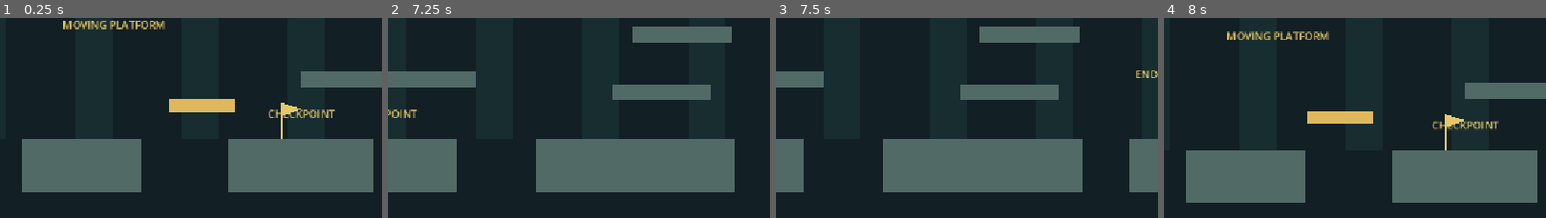
Above: before the commit, frames 1-4 (left to right).
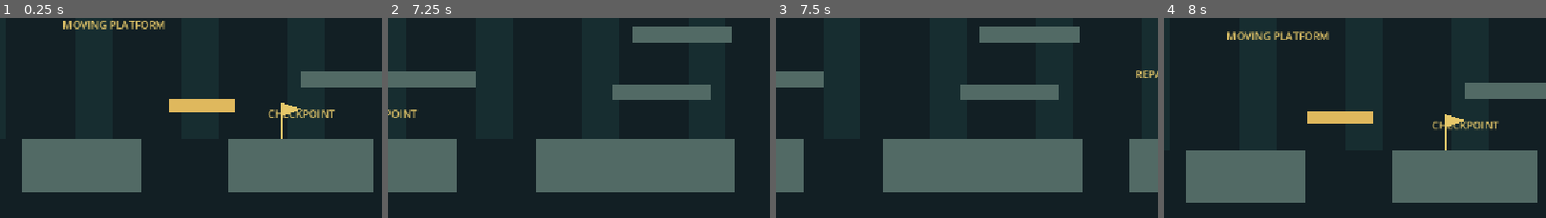
Above: after the commit, the same moments.

Repository: thaney044-lab/Rustbelt-Run
Game: Godot game, scene res://scenes/movement_lab.tscn
The game is run twice, just before and just after one commit, with the same random seed, the same clock (stepped at 60 frames per second) and the same inputs.
Inputs:
- Up to frame 1 (0.25 s): no input
- Up to frame 2 (7.25 s): hold D (move_right) 0.53-2.03 s; tap E (interact, bound only after the commit) at 0.6, 3.05, 3.6, 5.85 s; tap Space (jump) at 0.77, 1.07, 1.52, 1.82, 2.3, 2.85, 3.02, 3.32, 3.77, 4.07, 4.52, 4.82, 5.3, 6.02, 6.32, 6.77, 7.07 s; tap J (swing, bound only after the commit) at 0.8, 1.35, 3.8, 4.35, 6.6 s; tap K (throw_wrench, bound only after the commit) at 1.55, 2.1, 4.55, 5.1 s; hold A (move_left) 2.03-4.28 s; tap R (restart) at 4.15 s; hold D (move_right) from 4.28 s (still down); tap T (reset_puzzle, bound only after the commit) at 4.9 s
- Up to frame 3 (7.5 s): keep holding D (move_right); tap K (throw_wrench, bound only after the commit) at 7.35 s
- Up to frame 4 (8 s): keep holding D (move_right); tap Space (jump) at 7.52, 7.82 s
The pictures show only the part of the screen within x 50-100%, y 41-91%; the shares and areas given below are measured in that part.

Frames 1-2 are identical in both runs. In frame 3, 0.2% of the frame differs, in the area x 94-100%, y 26-30%; in frame 4, nothing differs.

Commit message:
Add wrench and recoverable crane repair puzzle

Diff:
--- a/scripts/movement_lab.gd
+++ b/scripts/movement_lab.gd
@@ -25,7 +25,7 @@
 	var camera := Camera2D.new()
 	camera.position = Vector2(180, -80)
 	camera.limit_left = 0
-	camera.limit_right = 1950
+	camera.limit_right = 3000
 	camera.limit_top = 0
 	camera.limit_bottom = 720
 	player.add_child(camera)
@@ -40,7 +40,10 @@
 	label_at("MOVING PLATFORM", Vector2(670, 335))
 	label_at("CHECKPOINT", Vector2(980, 470))
 	label_at("LOW CEILING", Vector2(1340, 290))
-	label_at("END OF MOVEMENT LAB", Vector2(1640, 410))
+	label_at("REPAIR YARD ->", Vector2(1640, 410))
+	var yard := preload("res://scripts/repair_yard.gd").new()
+	yard.lab = self
+	add_child(yard)
 	queue_redraw()
 
 func configure_input() -> void:
@@ -48,6 +51,10 @@
 	bind_keys("move_right", [KEY_D, KEY_RIGHT])
 	bind_keys("jump", [KEY_SPACE])
 	bind_keys("restart", [KEY_R])
+	bind_keys("interact", [KEY_E])
+	bind_keys("swing", [KEY_J])
+	bind_keys("throw_wrench", [KEY_K])
+	bind_keys("reset_puzzle", [KEY_T])
 	var axis_left := InputEventJoypadMotion.new()
 	axis_left.axis = JOY_AXIS_LEFT_X
 	axis_left.axis_value = -1.0
@@ -56,7 +63,7 @@
 	axis_right.axis = JOY_AXIS_LEFT_X
 	axis_right.axis_value = 1.0
 	InputMap.action_add_event("move_right", axis_right)
-	for pair in [["jump", JOY_BUTTON_A], ["move_left", JOY_BUTTON_DPAD_LEFT], ["move_right", JOY_BUTTON_DPAD_RIGHT]]:
+	for pair in [["interact", JOY_BUTTON_Y], ["swing", JOY_BUTTON_X], ["throw_wrench", JOY_BUTTON_B], ["reset_puzzle", JOY_BUTTON_BACK], ["jump", JOY_BUTTON_A], ["move_left", JOY_BUTTON_DPAD_LEFT], ["move_right", JOY_BUTTON_DPAD_RIGHT]]:
 		var event := InputEventJoypadButton.new()
 		event.button_index = pair[1]
 		InputMap.action_add_event(pair[0], event)
@@ -98,11 +105,9 @@
 		checkpoint_reached = true
 		player.spawn_point = Vector2(1020, 490)
 		status.text += "\nCheckpoint active — falls and R return here."
-	if player.position.x > 1700 and player.is_on_floor():
-		status.text = "Movement lab complete. R: return to checkpoint.\nNext milestone: wrench, battery, socket and crane."
 
 func _draw() -> void:
-	for x in range(50, 1950, 160):
+	for x in range(50, 3000, 160):
 		draw_rect(Rect2(x, 160, 55, 360), Color("172d30"))
 	draw_line(Vector2(1000, 520), Vector2(1000, 465), Color("e6c86a"), 4)
 	draw_colored_polygon(PackedVector2Array([Vector2(1000, 465), Vector2(1030, 475), Vector2(1000, 485)]), Color("e6c86a"))
--- a/scripts/player.gd
+++ b/scripts/player.gd
@@ -1,4 +1,7 @@
 extends CharacterBody2D
+
+signal respawned
+var facing := 1.0
 
 const SPEED := 290.0
 const ACCELERATION := 1900.0
@@ -31,6 +34,8 @@
 	if not controls_enabled:
 		return
 	var axis := Input.get_axis("move_left", "move_right")
+	if absf(axis) > 0.1:
+		facing = signf(axis)
 	velocity.x = move_toward(velocity.x, axis * SPEED, ACCELERATION * delta)
 	coyote = COYOTE_TIME if is_on_floor() else maxf(0.0, coyote - delta)
 	jump_buffer = BUFFER_TIME if Input.is_action_just_pressed("jump") else maxf(0.0, jump_buffer - delta)
@@ -51,3 +56,4 @@
 	coyote = 0.0
 	jump_buffer = 0.0
 	reset_physics_interpolation()
+	respawned.emit()
--- /dev/null
+++ b/scripts/repair_yard.gd
@@ -0,0 +1,199 @@
+extends Node2D
+
+# Constrained puzzle state: all objects reset together on checkpoint retry.
+const BATTERY_HOME := Vector2(2000, 497)
+const SOCKET := Vector2(2155, 493)
+const SWITCH := Vector2(2080, 390)
+const CONTROL := Vector2(2195, 492)
+var lab: Node2D
+var player: CharacterBody2D
+var gate: StaticBody2D
+var gate_shape: CollisionShape2D
+var bridge: AnimatableBody2D
+var crate: StaticBody2D
+var battery := BATTERY_HOME
+var carrying := false
+var powered := false
+var gate_open := false
+var crate_broken := false
+var lowered := false
+var bridge_height := 375.0
+var entered := false
+var complete := false
+var wrench_out := false
+var wrench_position := Vector2.ZERO
+var wrench_target := Vector2.ZERO
+var wrench_returning := false
+var swing_time := 0.0
+var hint := ""
+var marker: Label
+
+func _ready() -> void:
+	player = lab.player
+	lab.platform(Vector2(2040, 560), Vector2(360, 80))
+	lab.platform(Vector2(2750, 560), Vector2(440, 80))
+	gate = body(Vector2(2140, 465), Vector2(20, 110), Color("ac6651"))
+	gate_shape = gate.get_child(0)
+	crate = body(Vector2(1910, 497), Vector2(42, 46), Color("ad8456"))
+	var crate_mark := Label.new()
+	crate_mark.text = "X"
+	crate_mark.position = Vector2(-8, -15)
+	crate.add_child(crate_mark)
+	bridge = AnimatableBody2D.new()
+	bridge.position = Vector2(2375, 375)
+	add_shape(bridge, Vector2(310, 20), Color("dfb85d"))
+	add_child(bridge)
+	marker = Label.new()
+	marker.position = Vector2(1780, 275)
+	marker.text = "REPAIR YARD\nJ: swing  K: throw  E: carry / use  T: reset puzzle\nController: X / B / Y / Back"
+	add_child(marker)
+	lab.label_at("THROW -> SWITCH", Vector2(1990, 330))
+	lab.label_at("BATTERY -> SOCKET -> CRANE", Vector2(2050, 580))
+	lab.label_at("EXIT ->", Vector2(2720, 455))
+	player.respawned.connect(on_respawn)
+
+func add_shape(node: PhysicsBody2D, size: Vector2, color: Color) -> void:
+	var collision := CollisionShape2D.new()
+	var rectangle := RectangleShape2D.new()
+	rectangle.size = size
+	collision.shape = rectangle
+	node.add_child(collision)
+	var visual := Polygon2D.new()
+	visual.polygon = PackedVector2Array([Vector2(-size.x/2, -size.y/2), Vector2(size.x/2, -size.y/2), size/2, Vector2(-size.x/2, size.y/2)])
+	visual.color = color
+	node.add_child(visual)
+
+func body(at: Vector2, size: Vector2, color: Color) -> StaticBody2D:
+	var result := StaticBody2D.new()
+	result.position = at
+	add_shape(result, size, color)
+	add_child(result)
+	return result
+
+func on_respawn() -> void:
+	if entered:
+		reset_puzzle()
+
+func reset_puzzle() -> void:
+	carrying = false
+	powered = false
+	gate_open = false
+	crate_broken = false
+	lowered = false
+	complete = false
+	wrench_out = false
+	battery = BATTERY_HOME
+	bridge_height = 375.0
+	bridge.position = Vector2(2375, bridge_height)
+	gate_shape.set_deferred("disabled", false)
+	gate.show()
+	crate.get_child(0).set_deferred("disabled", false)
+	crate.show()
+	hint = "Puzzle reset. Swing at the marked crate with J."
+
+func target_in_front(at: Vector2, reach: float) -> bool:
+	var difference := at - player.position
+	return difference.length() <= reach and difference.x * player.facing >= -12
+
+func swing() -> void:
+	if wrench_out:
+		return
+	swing_time = 0.2
+	if not crate_broken and target_in_front(crate.position, 80):
+		crate_broken = true
+		crate.get_child(0).set_deferred("disabled", true)
+		crate.hide()
+		hint = "Crate cleared. Throw K toward the highlighted switch."
+	elif powered and target_in_front(CONTROL, 80):
+		lowered = not lowered
+		hint = "Crane moving to its other fixed stop."
+
+func throw_wrench() -> void:
+	if wrench_out:
+		return
+	wrench_out = true
+	wrench_returning = false
+	wrench_position = player.position
+	wrench_target = SWITCH if not gate_open and target_in_front(SWITCH, 260) else player.position + Vector2(player.facing * 230, 0)
+
+func interact() -> void:
+	if not powered and carrying and player.position.distance_to(SOCKET) < 65:
+		powered = true
+		carrying = false
+		battery = SOCKET
+		hint = "Crane powered! E or J at the control lowers the bridge."
+	elif not powered and not carrying and player.position.distance_to(battery) < 65:
+		carrying = true
+		hint = "Carry the battery to the socket; E inserts it."
+	elif carrying:
+		carrying = false
+		# Place on the safe yard floor, never in the gap or behind the gate.
+		battery = Vector2(clampf(player.position.x, 1885, 2100), 497)
+		hint = "Battery placed safely. E picks it up again."
+	elif powered and player.position.distance_to(CONTROL) < 65:
+		lowered = not lowered
+		hint = "Bridge moving. Wait until it reaches the marked stop."
+
+func _physics_process(delta: float) -> void:
+	if not entered and player.position.x > 1780 and player.is_on_floor():
+		entered = true
+		player.spawn_point = Vector2(1800, 490)
+		hint = "Repair checkpoint active. J breaks the marked crate."
+	if not entered:
+		return
+	if Input.is_action_just_pressed("reset_puzzle"):
+		player.respawn()
+	if Input.is_action_just_pressed("swing"):
+		swing()
+	if Input.is_action_just_pressed("throw_wrench"):
+		throw_wrench()
+	if Input.is_action_just_pressed("interact"):
+		interact()
+	if carrying:
+		battery = player.position + Vector2(player.facing * 22, -12)
+	swing_time = maxf(0, swing_time - delta)
+	if wrench_out:
+		var destination := player.position if wrench_returning else wrench_target
+		wrench_position = wrench_position.move_toward(destination, 680 * delta)
+		if wrench_position.distance_to(destination) < 10:
+			if wrench_returning:
+				wrench_out = false
+			else:
+				if wrench_target == SWITCH:
+					gate_open = true
+					gate_shape.set_deferred("disabled", true)
+					gate.hide()
+					hint = "Gate open. E picks up the battery and inserts it at the socket."
+				wrench_returning = true
+	bridge_height = move_toward(bridge_height, 510.0 if lowered else 375.0, 90 * delta)
+	bridge.position = Vector2(2375, bridge_height)
+	if player.position.x > 2720 and player.is_on_floor():
+		complete = true
+	if complete:
+		lab.status.text = "REPAIR COMPLETE — route restored!\nT: reset the puzzle and play again."
+	else:
+		lab.status.text = "RUSTBELT RUN / Repair yard — J swing • K throw • E use • T reset\n" + hint
+	queue_redraw()
+
+func _draw() -> void:
+	if not entered:
+		return
+	draw_line(SOCKET, Vector2(2375, 330), Color("e6c86a") if powered else Color("657673"), 3)
+	draw_line(Vector2(2375, 330), bridge.position, Color("e6c86a"), 4)
+	draw_rect(Rect2(SOCKET - Vector2(18, 20), Vector2(36, 40)), Color("d0c4a0"), false, 3)
+	draw_circle(SWITCH, 17, Color("6ebe99") if gate_open else Color("d79156"))
+	draw_line(SWITCH - Vector2(8, 0), SWITCH + Vector2(8, 0), Color.WHITE, 3)
+	if not gate_open and target_in_front(SWITCH, 260):
+		draw_arc(SWITCH, 25, 0, TAU, 24, Color.WHITE, 3)
+	draw_rect(Rect2(battery - Vector2(10, 16), Vector2(20, 32)), Color("8ed6ab"))
+	draw_line(battery + Vector2(-6, 0), battery + Vector2(6, 0), Color("203a30"), 3)
+	draw_circle(CONTROL, 12, Color("e6c86a") if powered else Color("657673"))
+	draw_line(CONTROL, CONTROL + Vector2(0, -20), Color.WHITE, 3)
+	if wrench_out:
+		draw_circle(wrench_position, 7, Color("e2e4d5"))
+		draw_line(wrench_position, wrench_position + Vector2(15, -9), Color("e2e4d5"), 5)
+	if swing_time > 0:
+		draw_arc(player.position, 48, -1.1 if player.facing > 0 else 2.0, 1.1 if player.facing > 0 else 4.2, 16, Color("e6c86a"), 6)
+	if not crate_broken:
+		draw_line(crate.position - Vector2(12, 12), crate.position + Vector2(12, 12), Color("f5e0ae"), 3)
+		draw_line(crate.position + Vector2(-12, 12), crate.position + Vector2(12, -12), Color("f5e0ae"), 3)
--- /dev/null
+++ b/tests/repair_smoke.gd
@@ -0,0 +1,60 @@
+extends SceneTree
+var failures := 0
+func _initialize() -> void:
+	call_deferred("run")
+func frames(count: int) -> void:
+	for i in count:
+		await physics_frame
+		await process_frame
+func check(ok: bool, message: String) -> void:
+	if ok:
+		print("PASS: ", message)
+	else:
+		push_error("FAIL: " + message)
+		failures += 1
+func run() -> void:
+	var lab = load("res://scenes/movement_lab.tscn").instantiate()
+	root.add_child(lab)
+	var player = lab.player
+	var yard = lab.get_child(lab.get_child_count() - 1)
+	# Find the puzzle by its public state rather than child insertion order.
+	for child in lab.get_children():
+		if child.get_script() == load("res://scripts/repair_yard.gd"):
+			yard = child
+	player.position = Vector2(1800, 490)
+	await frames(25)
+	check(yard.entered and player.spawn_point.x == 1800, "repair checkpoint activates")
+	player.position = Vector2(1860, 490)
+	player.facing = 1
+	yard.swing()
+	await frames(2)
+	check(yard.crate_broken and yard.crate.get_child(0).disabled, "wrench swing breaks marked crate")
+	player.position = Vector2(1980, 490)
+	yard.throw_wrench()
+	await frames(50)
+	check(yard.gate_open and yard.gate_shape.disabled and not yard.wrench_out, "throw hits highlighted switch, opens gate and returns")
+	player.position = Vector2(2000, 490)
+	yard.interact()
+	check(yard.carrying, "battery can be picked up")
+	player.position = Vector2(2370, 490)
+	yard.interact()
+	check(not yard.carrying and yard.battery.x <= 2100, "battery dropped over gap returns to safe floor")
+	player.position = yard.battery
+	yard.interact()
+	player.position = Vector2(2155, 490)
+	yard.interact()
+	check(yard.powered and not yard.carrying, "battery powers socket")
+	player.position = Vector2(2195, 490)
+	yard.interact()
+	await frames(110)
+	check(is_equal_approx(yard.bridge.position.y, 510.0), "powered crane reaches bridge stop")
+	player.position = Vector2(2375, 475)
+	player.velocity = Vector2.ZERO
+	await frames(25)
+	check(player.is_on_floor(), "lowered bridge supports player")
+	player.respawn()
+	await frames(3)
+	check(not yard.powered and not yard.gate_open and not yard.crate_broken and not yard.carrying and yard.battery == yard.BATTERY_HOME and yard.bridge.position.y == 375, "checkpoint restores entire valid puzzle state")
+	check(not yard.gate_shape.disabled and not yard.crate.get_child(0).disabled, "reset restores gate and crate collision")
+	print("Repair smoke test failures: ", failures)
+	quit(1 if failures else 0)
Not shown, added: scripts/repair_yard.gd.uid
Not shown, added: tests/repair_smoke.gd.uid
Not shown, changed: .github/workflows/deploy-web.yml
Not shown, changed: README.md
